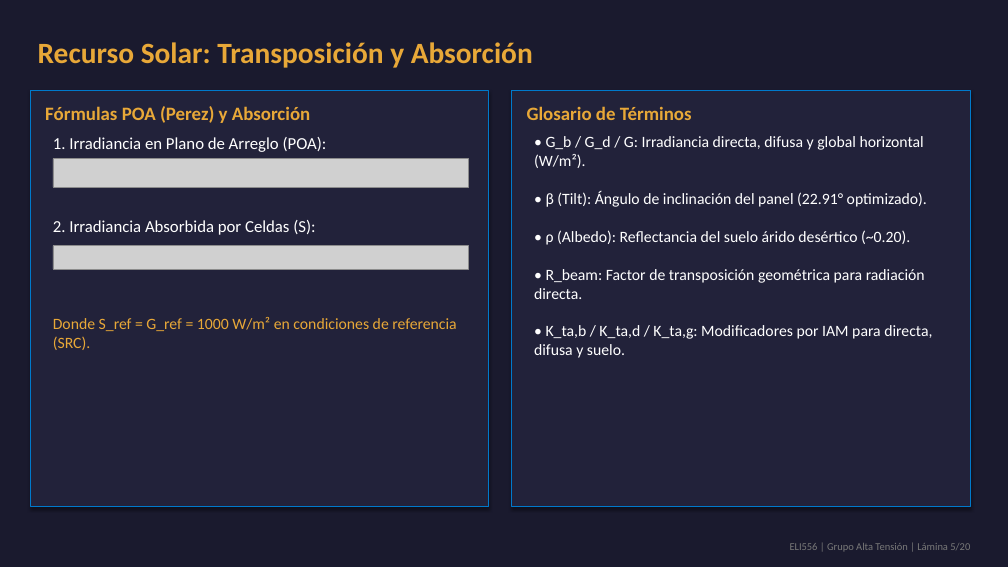
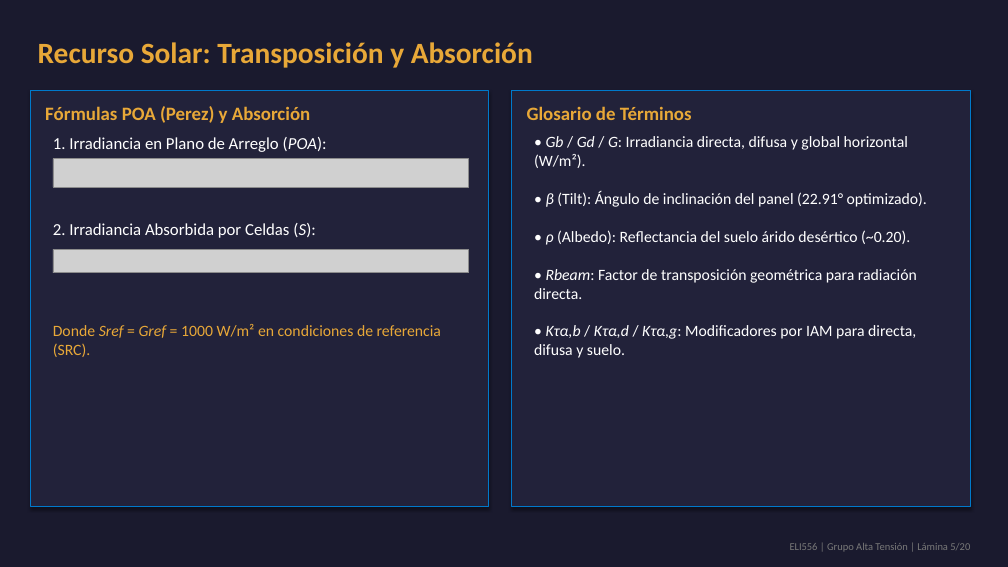
Before and after one commit to theChosen16/t2-paneles, a slide deck: slide 5 of output/Presentacion_Final_ELI556_Atacama.pptx. Drawn at 1008x567 pixels with LibreOffice and Linux fonts; fonts in the diff are those of the drawing; grey boxes stand for pictures. Boxes give left, top, right and bottom in pixels: in the first picture for what was removed or moved away, otherwise in the second. Text is boxed around its words. In the diff, an @@ line names an element or a change of style, - is before the commit and + after.

Commit message:
Fix visual overlaps and implement inline LaTeX variable formatting on slides 5,6,8,9,10,11,12,15,18,19

```diff
--- a/output/Presentacion_Final_ELI556_Atacama.pptx
+++ b/output/Presentacion_Final_ELI556_Atacama.pptx
@@ text "1. Irradiancia en Plano de ..." at <box>53,137,327,152</box>: italic on in "(POA):" @@
@@ text at <box>534,136,927,358</box>: text changed @@
-• G_b / G_d / G: Irradiancia directa, difusa y global horizontal (W/m²).
-• β (Tilt): Ángulo de inclinación del panel (22.91° optimizado).
-• ρ (Albedo): Reflectancia del suelo árido desértico (~0.20).
-• R_beam: Factor de transposición geométrica para radiación directa.
-• K_ta,b / K_ta,d / K_ta,g: Modificadores por IAM para directa, difusa y suelo.
+• Gb / Gd / G: Irradiancia directa, difusa y global horizontal (W/m²).
+• β (Tilt): Ángulo de inclinación del panel (22.91° optimizado).
+• ρ (Albedo): Reflectancia del suelo árido desértico (~0.20).
+• Rbeam: Factor de transposición geométrica para radiación directa.
+• Kτα,b / Kτα,d / Kτα,g: Modificadores por IAM para directa, difusa y suelo.
@@ text "2. Irradiancia Absorbida por Celdas ..." at <box>53,223,316,238</box>: italic on in "(S):" @@
@@ picture: place and size @@
-picture at <box>53,246,469,269</box>
+picture at <box>53,250,469,273</box>
@@ text at <box>53,324,441,357</box>: text changed @@
-Donde S_ref = G_ref = 1000 W/m² en condiciones de referencia (SRC).
+Donde Sref = Gref = 1000 W/m² en condiciones de referencia (SRC).
```
Also in this commit, not shown: 15 other slides changed, 11 other files.
